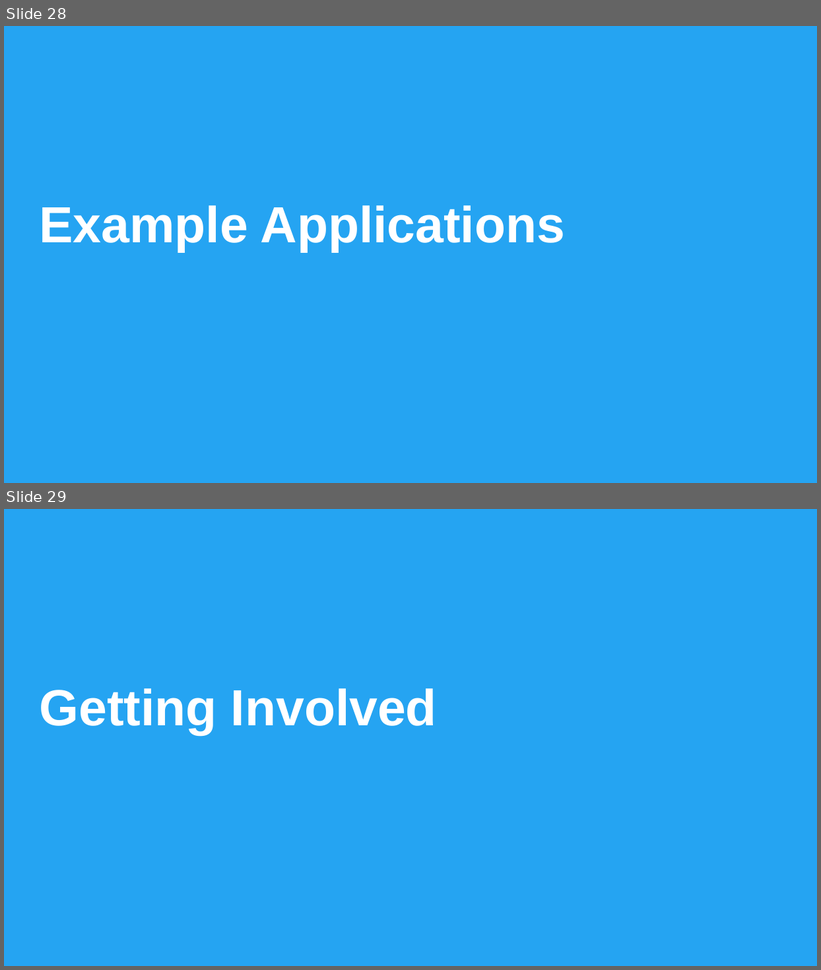
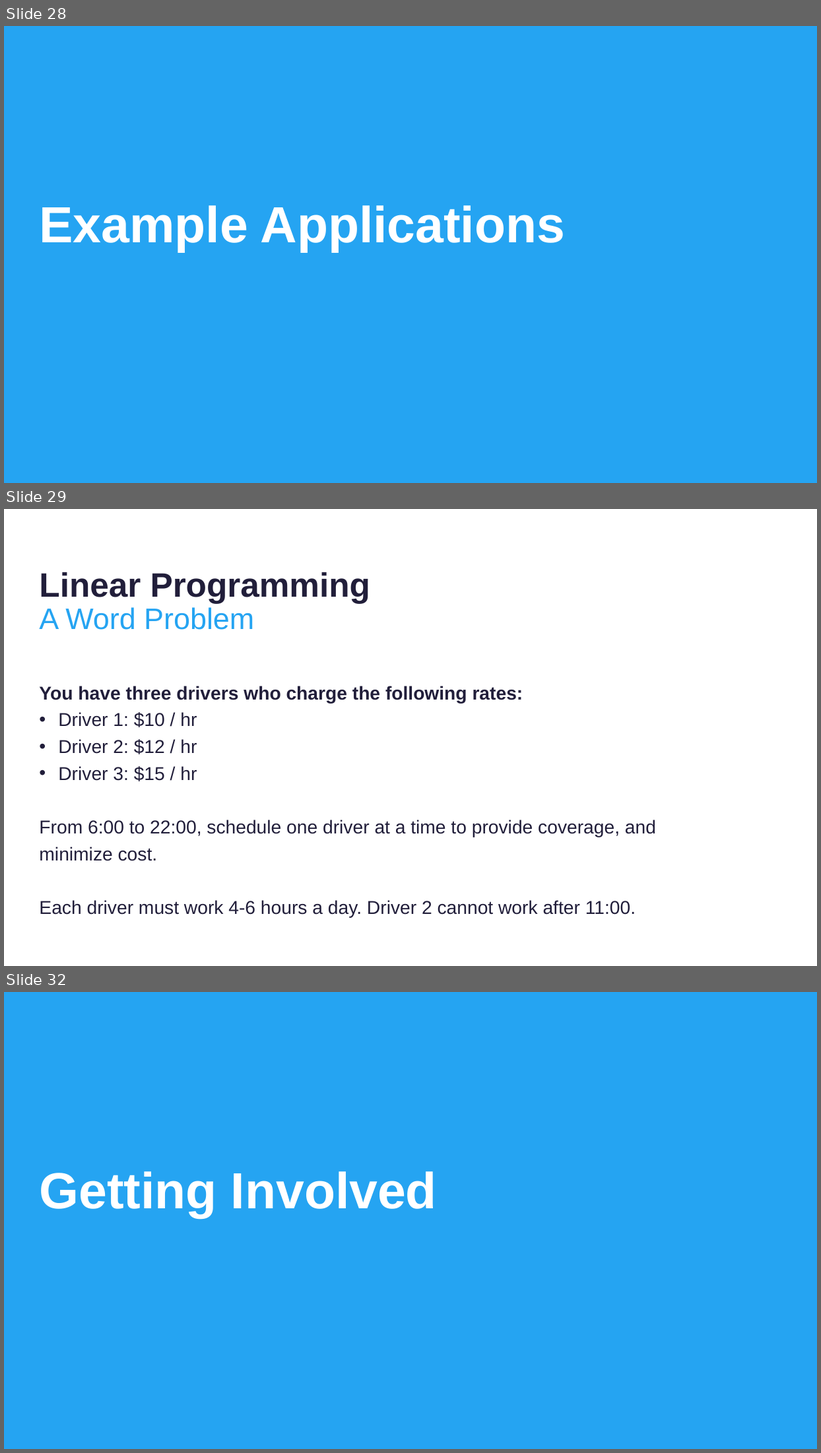
Before and after one commit to thomasnield/kotlinconf-datascience-talk, a slide deck: kotlin_for_data_science.pptx. Shown one above the other, each under a label of ours: slides 28 and 29 before the commit, slides 28, 29 and 32 after it; the slides between them are not shown. The pictures are 821x970 and 821x1453 pixels, drawn with LibreOffice and Linux fonts; fonts in the diff are those of the drawing; background and template pictures are left out. Boxes give left, top, right and bottom in pixels: in the first picture for what was removed or moved away, otherwise in the second. Text is boxed around its words. In the diff, an @@ line names an element or a change of style, - is before the commit and + after.

```diff
--- a/kotlin_for_data_science.pptx
+++ b/kotlin_for_data_science.pptx
@@ slide 29 added at [4,509,817,966], background #FFFFFF @@
@@ text added at [39,572,370,603], 80 pt, text #211E3A, bold @@
+Linear Programming
@@ text added at [39,607,254,630], 70 pt, text #25A4F2 @@
+A Word Problem
@@ text added at [39,686,656,918], 44 pt, text #211E3A @@
+  You have three drivers who charge the following rates:
+  • Driver 1: $10 / hr
+  • Driver 2: $12 / hr
+  • Driver 3: $15 / hr
+  From 6:00 to 22:00, schedule one driver at a time to provide coverage, and minimize cost.
+  Each driver must work 4-6 hours a day. Driver 2 cannot work after 11:00.
@@ what was slide 29 is now slide 32 @@
```
Also in this commit, not shown: 2 other slides added.
